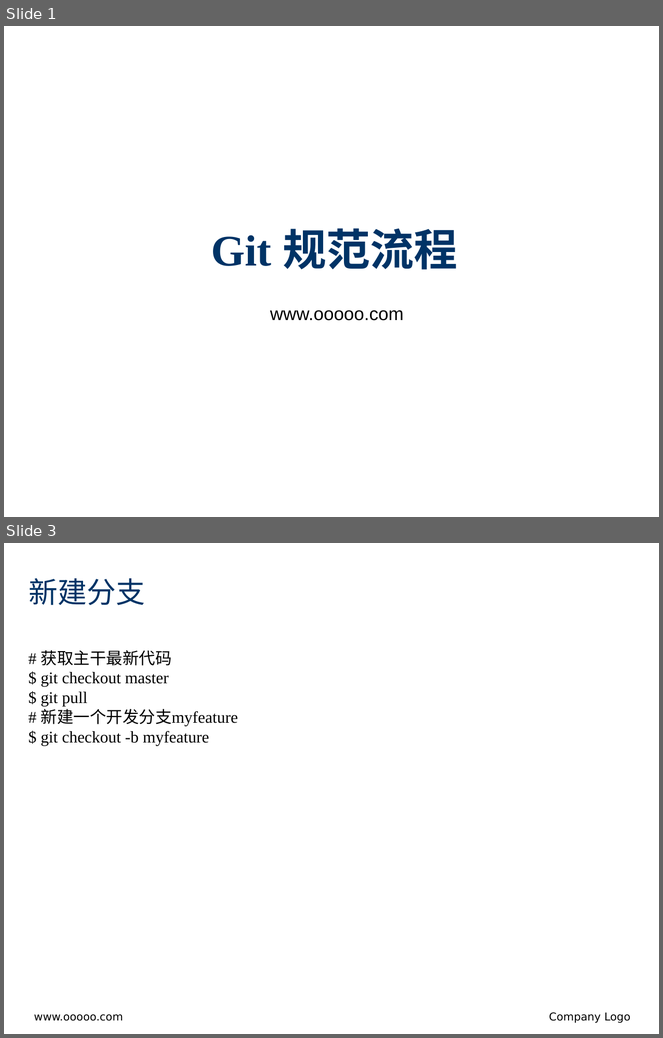
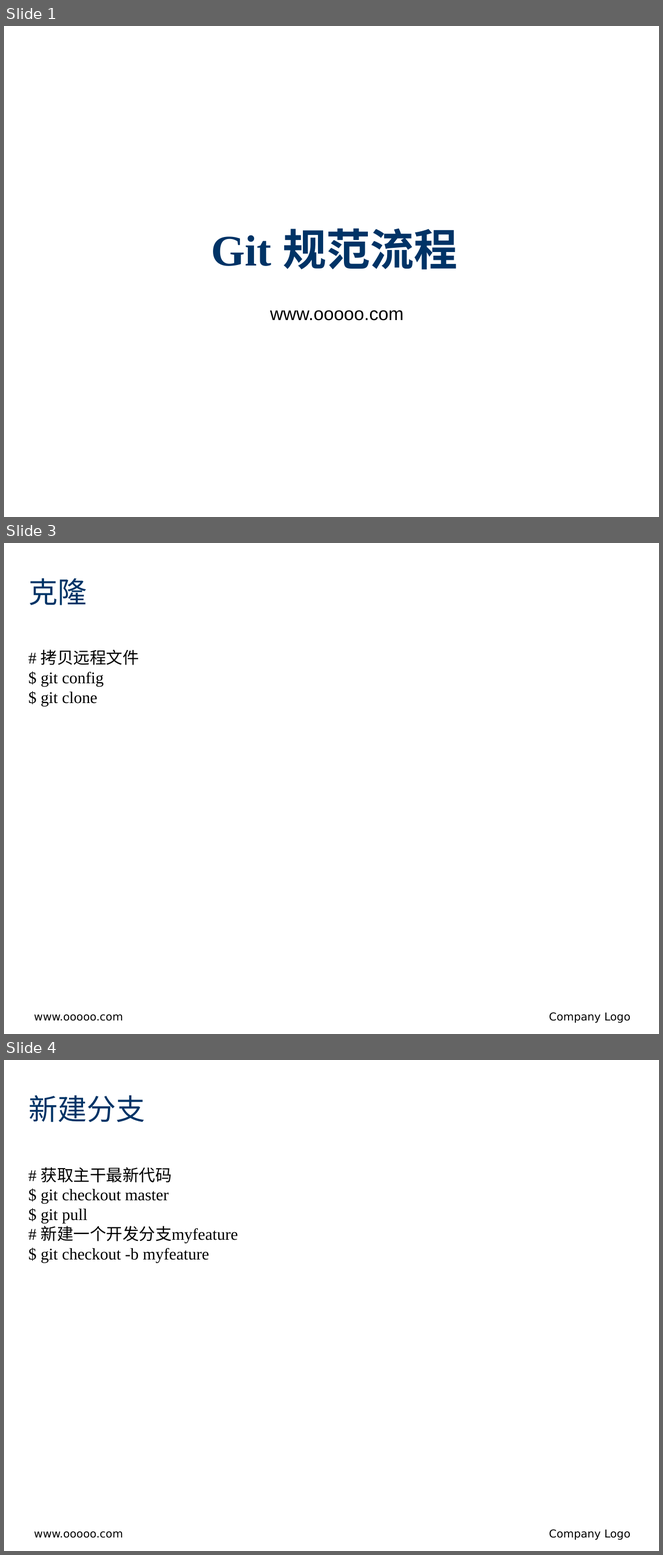
Before and after one commit to jinzhao-china/git.learning, a slide deck: Git Workflow.pptx. Shown one above the other, each under a label of ours: slides 1 and 3 before the commit, slides 1, 3 and 4 after it; the slides between them are not shown. The pictures are 663x1038 and 663x1555 pixels, drawn with LibreOffice and Linux fonts; fonts in the diff are those of the drawing; background and template pictures are left out. Boxes give left, top, right and bottom in pixels: in the first picture for what was removed or moved away, otherwise in the second. Text is boxed around its words. In the diff, an @@ line names an element or a change of style, - is before the commit and + after.

```diff
--- a/Git Workflow.pptx
+++ b/Git Workflow.pptx
@@ slide 3 added at bbox=[4, 543, 659, 1034], background #FFFFFF; not listed: 1 template element that a slide beside it also shows @@
@@ title added at bbox=[28, 578, 87, 605], 32 pt, text #003366 @@
+克隆
@@ text added at bbox=[41, 650, 139, 706], 18 pt, text #000000 @@
+# 拷贝远程文件
+$ git config
+$ git clone
@@ text added at bbox=[34, 1015, 123, 1021], 12 pt, text #000000 @@
+www.ooooo.com
@@ text added at bbox=[549, 1013, 631, 1023], 12 pt, text #000000 @@
+Company Logo
@@ what was slide 3 is now slide 4 @@
```
Also in this commit, not shown: 1 slide changed.
